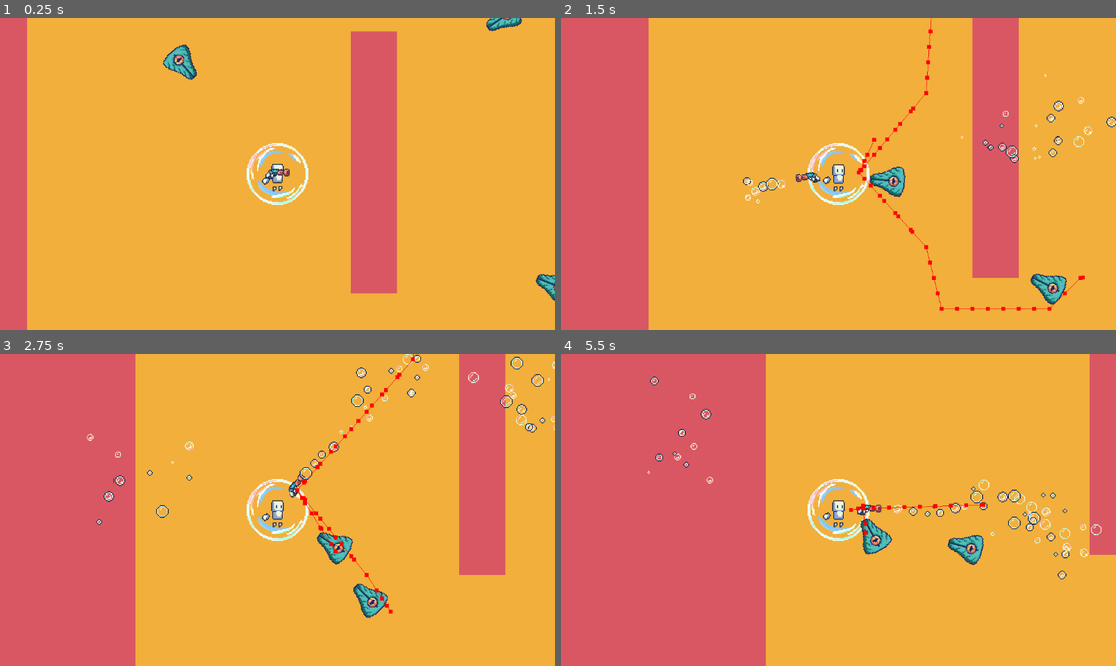
Above: before the commit, frames 1-4 (two rows, left to right).
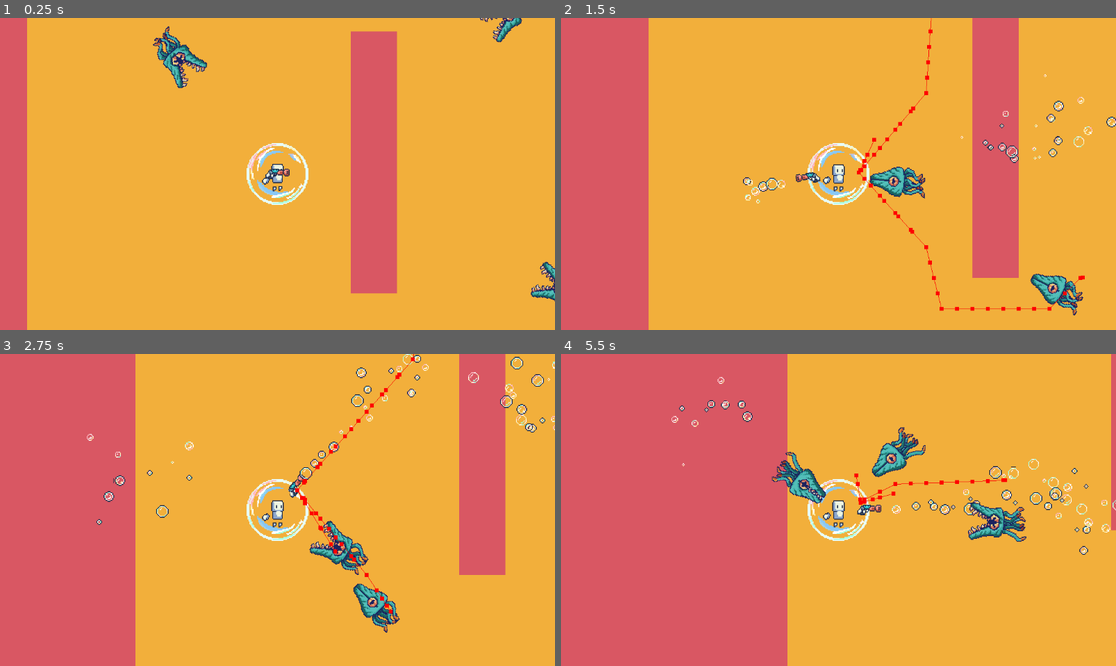
Above: after the commit, the same moments.

Repository: DigitalHelium/bubble
Game: Godot game, scene res://game_scene_test_with_enemy.tscn
Two runs of this game, one before a commit and one after it. Both use one fixed random seed, a clock stepped at 60 frames per second and the inputs below. This scene is started directly instead of the project's main scene.
Inputs (mouse positions are in pixels of both pictures, inside the frame that each line leads up to):
- Up to frame 1 (0.25 s): no input
- Up to frame 2 (1.5 s): move the mouse to (960, 158) at 0.52 s; press the mouse at (960, 158) at 0.53 s; hold Right (ui_right) 0.53-1.28 s; move the mouse to (727, 189) at 1.27 s; release the mouse at (727, 189) at 1.28 s; hold Down (ui_down) from 1.28 s (still down); click (727, 189) at 1.35 s
- Up to frame 3 (2.75 s): move the mouse to (333, 441) at 2.02 s; release Down (ui_down) at 2.03 s; press the mouse at (333, 441) at 2.03 s; hold Right (ui_right) from 2.03 s (still down)
- Up to frame 4 (5.5 s): move the mouse to (810, 572) at 2.77 s; release Right (ui_right) at 2.78 s; release the mouse at (810, 572) at 2.78 s; hold Up (ui_up) 2.78-3.53 s; click (810, 572) at 2.85 s; move the mouse to (1005, 556) at 3.52 s; press the mouse at (1005, 556) at 3.53 s; hold Left (ui_left) 3.53-5.03 s; move the mouse to (672, 463) at 4.27 s; release the mouse at (672, 463) at 4.28 s; click (672, 463) at 4.35 s; move the mouse to (866, 510) at 5.02 s; press the mouse at (866, 510) at 5.03 s; hold Down (ui_down) from 5.03 s (still down)

The runs differ from the first frame. In frame 1, 1.4% of the frame differs, in the area x 27-100%, y 0-91%; in frame 2, 0.5%; in frame 3, 0.9%; in frame 4, 11%, in the area x 15-100%, y 0-100%.

Commit message:
добавил анимацию противника

Diff:
--- a/enemy_scene.tscn
+++ b/enemy_scene.tscn
@@ -1,11 +1,107 @@
-[gd_scene load_steps=4 format=3 uid="uid://cofwwc6egthnj"]
+[gd_scene load_steps=18 format=3 uid="uid://cofwwc6egthnj"]
 
 [ext_resource type="Script" uid="uid://bwv7pcaouvcd2" path="res://enemy_script.gd" id="1_nbol8"]
-[ext_resource type="Texture2D" uid="uid://ku6byffuc48y" path="res://texture/body 1.png" id="2_tk0od"]
+[ext_resource type="Texture2D" uid="uid://b81r8wer6kmyx" path="res://texture/enemy/body.png" id="2_tk0od"]
+[ext_resource type="Texture2D" uid="uid://csd7sf7p736ss" path="res://texture/enemy/legs.png" id="2_veexk"]
 
 [sub_resource type="CapsuleShape2D" id="CapsuleShape2D_tk0od"]
 radius = 18.0
 height = 48.0
+
+[sub_resource type="AtlasTexture" id="AtlasTexture_pgcnb"]
+atlas = ExtResource("2_veexk")
+region = Rect2(0, 0, 32, 48)
+
+[sub_resource type="AtlasTexture" id="AtlasTexture_q7c2i"]
+atlas = ExtResource("2_veexk")
+region = Rect2(32, 0, 32, 48)
+
+[sub_resource type="AtlasTexture" id="AtlasTexture_ytepj"]
+atlas = ExtResource("2_veexk")
+region = Rect2(64, 0, 32, 48)
+
+[sub_resource type="AtlasTexture" id="AtlasTexture_kjc7l"]
+atlas = ExtResource("2_veexk")
+region = Rect2(96, 0, 32, 48)
+
+[sub_resource type="AtlasTexture" id="AtlasTexture_kysew"]
+atlas = ExtResource("2_veexk")
+region = Rect2(128, 0, 32, 48)
+
+[sub_resource type="AtlasTexture" id="AtlasTexture_e6wp8"]
+atlas = ExtResource("2_veexk")
+region = Rect2(160, 0, 32, 48)
+
+[sub_resource type="SpriteFrames" id="SpriteFrames_sb5vd"]
+resource_local_to_scene = true
+animations = [{
+"frames": [{
+"duration": 0.5,
+"texture": SubResource("AtlasTexture_pgcnb")
+}, {
+"duration": 0.5,
+"texture": SubResource("AtlasTexture_q7c2i")
+}, {
+"duration": 0.5,
+"texture": SubResource("AtlasTexture_ytepj")
+}, {
+"duration": 0.5,
+"texture": SubResource("AtlasTexture_kjc7l")
+}, {
+"duration": 0.5,
+"texture": SubResource("AtlasTexture_kysew")
+}, {
+"duration": 0.5,
+"texture": SubResource("AtlasTexture_e6wp8")
+}],
+"loop": true,
+"name": &"default",
+"speed": 5.0
+}]
+
+[sub_resource type="AtlasTexture" id="AtlasTexture_veexk"]
+atlas = ExtResource("2_tk0od")
+region = Rect2(0, 0, 48, 48)
+
+[sub_resource type="AtlasTexture" id="AtlasTexture_3srcd"]
+atlas = ExtResource("2_tk0od")
+region = Rect2(48, 0, 48, 48)
+
+[sub_resource type="AtlasTexture" id="AtlasTexture_lnbej"]
+atlas = ExtResource("2_tk0od")
+region = Rect2(96, 0, 48, 48)
+
+[sub_resource type="AtlasTexture" id="AtlasTexture_yxcvy"]
+atlas = ExtResource("2_tk0od")
+region = Rect2(144, 0, 48, 48)
+
+[sub_resource type="AtlasTexture" id="AtlasTexture_vvp0y"]
+atlas = ExtResource("2_tk0od")
+region = Rect2(192, 0, 48, 48)
+
+[sub_resource type="SpriteFrames" id="SpriteFrames_pgcnb"]
+resource_local_to_scene = true
+animations = [{
+"frames": [{
+"duration": 0.5,
+"texture": SubResource("AtlasTexture_veexk")
+}, {
+"duration": 0.5,
+"texture": SubResource("AtlasTexture_3srcd")
+}, {
+"duration": 0.5,
+"texture": SubResource("AtlasTexture_lnbej")
+}, {
+"duration": 0.5,
+"texture": SubResource("AtlasTexture_yxcvy")
+}, {
+"duration": 0.5,
+"texture": SubResource("AtlasTexture_vvp0y")
+}],
+"loop": true,
+"name": &"attack",
+"speed": 5.0
+}]
 
 [node name="Enemy (CharacterBody2D)" type="CharacterBody2D"]
 collision_mask = 3
@@ -29,9 +125,15 @@
 wait_time = 0.25
 autostart = true
 
-[node name="Sprite2D" type="Sprite2D" parent="."]
-position = Vector2(-1.90735e-06, -8.33729e-14)
+[node name="AnimatedSprite2D (Legs)" type="AnimatedSprite2D" parent="."]
+position = Vector2(-36, 0)
+rotation = -3.14159
+sprite_frames = SubResource("SpriteFrames_sb5vd")
+frame_progress = 0.81892
+
+[node name="AnimatedSprite2D (Body)" type="AnimatedSprite2D" parent="."]
 rotation = 3.14159
-texture = ExtResource("2_tk0od")
+sprite_frames = SubResource("SpriteFrames_pgcnb")
+animation = &"attack"
 
 [connection signal="timeout" from="Timer" to="." method="_on_timer_timeout"]
--- a/enemy_script.gd
+++ b/enemy_script.gd
@@ -2,6 +2,8 @@
 
 @onready var target : BubbleCharacter = $"../Character (main_bubble)"
 @onready var nav := $NavigationAgent2D
+@onready var animation_attack := $"AnimatedSprite2D (Body)"
+@onready var animation_legs := $"AnimatedSprite2D (Legs)"
 
 var speed = 300
 var acceleration = 0.01
@@ -9,7 +11,7 @@
 var current_direction = Vector2(0, 0)
 var current_target_position
 
-var max_health = 100
+var max_health = 10000
 var current_health = 100
 var is_dead = false
 
@@ -19,17 +21,22 @@
 func _ready() -> void:
 	current_target_position = target.position
 	current_health = max_health
+	animation_legs.play("default")
 
 func _physics_process(delta: float) -> void:
 	if is_dead:
 		return
-
 	if target != null :
 		var direction = calculate_direction()
 		velocity.x = direction.x * speed
 		velocity.y = direction.y * speed
 		look_at(calculate_target_position())
 		move_and_slide()
+
+		if nav.get_current_navigation_path().size() < 13 :
+			animation_attack.play('attack')
+		else :
+			animation_attack.stop()
 
 func calculate_direction() -> Vector2:
 	var next_direction = ((nav.get_next_path_position()-position)).normalized()
--- a/game_scene_test_with_enemy.tscn
+++ b/game_scene_test_with_enemy.tscn
@@ -1,6 +1,7 @@
-[gd_scene load_steps=8 format=4 uid="uid://b7un5loptvwf"]
+[gd_scene load_steps=9 format=4 uid="uid://b7un5loptvwf"]
 
 [ext_resource type="PackedScene" uid="uid://ct0wuhmli5bd6" path="res://main_bubble_scene.tscn" id="1_qt22y"]
+[ext_resource type="Texture2D" uid="uid://ckgukfncjc6rp" path="res://texture/tilemap.png" id="2_x4i1r"]
 [ext_resource type="PackedScene" uid="uid://cofwwc6egthnj" path="res://enemy_scene.tscn" id="3_onl7p"]
 [ext_resource type="Texture2D" uid="uid://cgbqfeb6vppvq" path="res://texture/test-tilemap-32x32.png" id="4_x4i1r"]
 
@@ -208,6 +209,7 @@
 23:7/0 = 0
 
 [sub_resource type="TileSetAtlasSource" id="TileSetAtlasSource_dpgay"]
+texture = ExtResource("2_x4i1r")
 0:0/0 = 0
 1:0/0 = 0
 2:0/0 = 0
Not shown: 1 places in background_water_scene.tscn that only renumber resources
Renamed: texture/body 1.png -> texture/enemy/body 1.png
Not shown, added: texture/enemy/body 1.png.import
Binary file added: texture/enemy/body.png
Not shown, added: texture/enemy/body.png.import
Binary file added: texture/enemy/legs.png
Not shown, changed: texture/enemy/legs.png.import
Binary file added: texture/tilemap.png
Not shown, added: texture/tilemap.png.import
